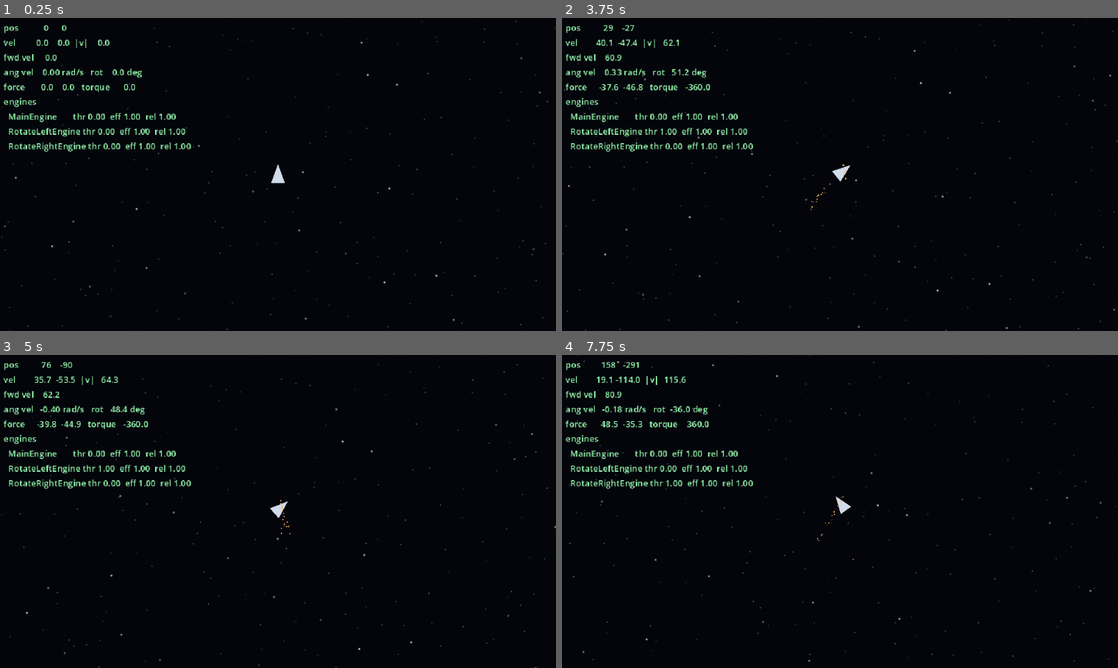
Above: before the commit, frames 1-4 (two rows, left to right).
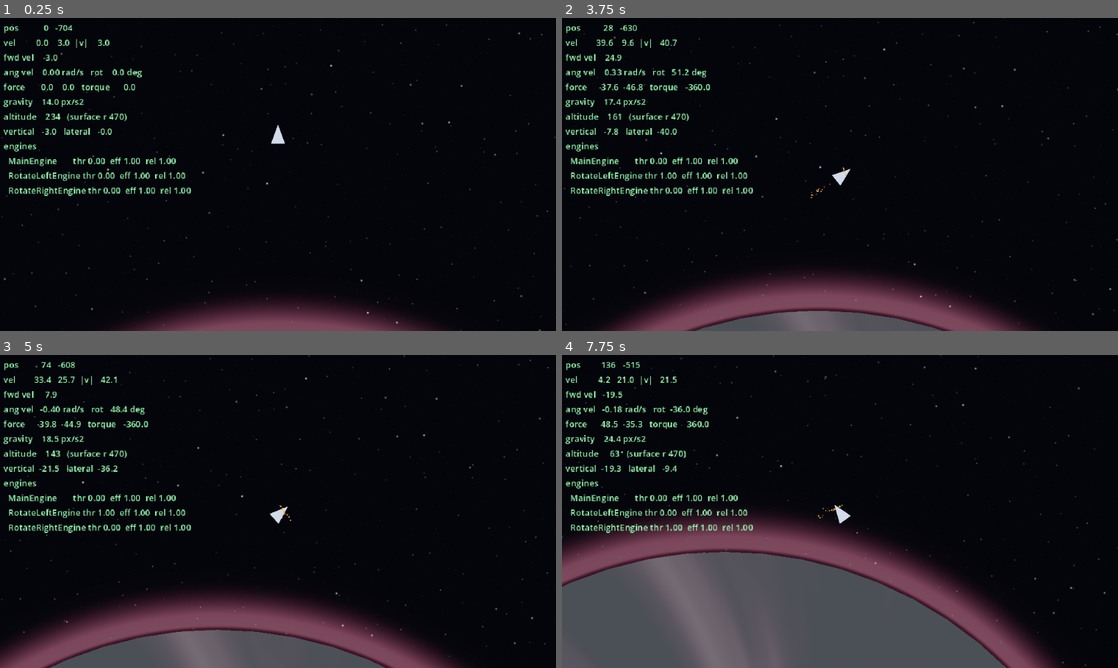
Above: after the commit, the same moments.

Repository: wroniasty/stardust
Game: Godot game, scene res://scenes/world.tscn
Same seed, same stepped clock (60 frames per second), same inputs: the game is played once before the commit and once after it.
Inputs:
- Up to frame 1 (0.25 s): no input
- Up to frame 2 (3.75 s): hold D (ship_rotate_right) 0.53-1.28 s; hold A (ship_rotate_left) 1.28-2.03 s; hold D (ship_rotate_right) 2.03-2.78 s; hold W (ship_thrust) 2.78-3.53 s; hold A (ship_rotate_left) from 3.53 s (still down)
- Up to frame 3 (5 s): keep holding A (ship_rotate_left)
- Up to frame 4 (7.75 s): release A (ship_rotate_left) at 5.78 s; hold D (ship_rotate_right) 5.78-6.53 s; hold W (ship_thrust) 6.53-7.28 s; hold D (ship_rotate_right) from 7.28 s (still down)

The runs differ from the first frame. In frame 1, 7.2% of the frame differs, in the area x 0-100%, y 0-100%; in frame 2, 13%; in frame 3, 18%; in frame 4, 37%.

Commit message:
M1.2: seeded planet with its own gravity well and layered atmosphere
Planet is a Node2D, not an Area2D with gravity_point: the built-in falloff is
fixed and cannot be faded out at the edge of the well. Planets publish
themselves in a gravity_sources group and the ship sums gravity_at() itself,
which is also what lets several bodies stack later (M3).

- Every parameter is rolled from planet_seed: radius, surface gravity,
  influence radius, atmosphere height and density, colours. Nothing is
  hand-placed; World builds the sandbox planet from world_seed and parks the
  ship above it.
- Gravity is inverse square above the surface, held at the surface value
  underground so it cannot blow up towards the centre, and smoothstepped to
  zero over the outer tenth of the well so crossing the boundary gives no kick.
- Atmosphere is three concentric Area2D shells with COMBINE_REPLACE damping and
  increasing priority inwards, so exactly one density applies at any altitude.
  The profile is 3% / 25% / 100% of full drag: the top shell barely bites,
  which is what aerobraking needs in M1.5.
- Atmosphere shader takes only surface_ratio, colour and density; all geometry
  comes from the quad UV. Clouds are sampled on the circle rather than an
  unwrapped angle, so they rotate without a seam.
- Debug overlay gained gravity, altitude and vertical/lateral speed.

Surface gravity is capped well under the main engine's 80 px/s^2 so a stock
ship can always lift off; heavy worlds are an M2 concern.

Smoke test grew field and flight checks: inverse square at 2R, the underground
cap, a clean zero past the influence radius, shell ordering, free fall rate,
and a circular orbit holding its radius to 0.12% over 15 s. 29 checks pass.

The field checks had to move onto the physics loop: nodes added from
_initialize() are not in the tree yet, so a planet queried there still holds
its default parameters and the checks silently passed against the wrong values.

Co-Authored-By: Claude Opus 5 (1M context) <noreply@anthropic.com>

Diff:
--- /dev/null
+++ b/scenes/planet.tscn
@@ -0,0 +1,24 @@
+[gd_scene load_steps=4 format=3]
+
+[ext_resource type="Script" path="res://scripts/planet.gd" id="1_planet"]
+[ext_resource type="Shader" path="res://shaders/atmosphere.gdshader" id="2_atmosphere"]
+
+[sub_resource type="ShaderMaterial" id="ShaderMaterial_atmosphere"]
+shader = ExtResource("2_atmosphere")
+shader_parameter/surface_ratio = 0.85
+shader_parameter/atmosphere_color = Color(0.45, 0.62, 0.95, 1)
+shader_parameter/density = 1.0
+shader_parameter/cloud_scale = 3.5
+shader_parameter/cloud_speed = 0.03
+shader_parameter/haze_strength = 0.28
+shader_parameter/rim_strength = 0.85
+
+[node name="Planet" type="Node2D"]
+script = ExtResource("1_planet")
+
+[node name="Atmosphere" type="ColorRect" parent="."]
+material = SubResource("ShaderMaterial_atmosphere")
+offset_right = 40.0
+offset_bottom = 40.0
+
+[node name="AtmosphereShells" type="Node2D" parent="."]
--- a/scripts/debug_overlay.gd
+++ b/scripts/debug_overlay.gd
@@ -32,6 +32,19 @@
 	lines.append("force    %6.1f %6.1f   torque %8.1f" % [
 		_ship.get_applied_force().x, _ship.get_applied_force().y, _ship.get_applied_torque(),
 	])
+	var gravity: Vector2 = _ship.get_applied_gravity()
+	lines.append("gravity  %6.1f px/s2" % gravity.length())
+
+	var planet: Planet = _nearest_planet()
+	if planet != null:
+		lines.append("altitude %6.0f   (surface r %.0f)" % [
+			planet.altitude_at(_ship.global_position), planet.surface_radius,
+		])
+		var up: Vector2 = (_ship.global_position - planet.global_position).normalized()
+		lines.append("vertical %6.1f   lateral %6.1f" % [
+			_ship.linear_velocity.dot(up), _ship.linear_velocity.dot(up.orthogonal()),
+		])
+
 	lines.append("engines")
 	for engine: ShipEngine in _ship.engines:
 		lines.append("  %-16s thr %.2f  eff %.2f  rel %.2f" % [
@@ -39,3 +52,18 @@
 		])
 
 	_label.text = "\n".join(lines)
+
+
+## Planet whose surface is closest, so the readout follows the ship.
+func _nearest_planet() -> Planet:
+	var best: Planet = null
+	var best_distance: float = INF
+	for source: Node in get_tree().get_nodes_in_group(Planet.GRAVITY_GROUP):
+		var planet: Planet = source as Planet
+		if planet == null:
+			continue
+		var distance: float = planet.global_position.distance_to(_ship.global_position)
+		if distance < best_distance:
+			best_distance = distance
+			best = planet
+	return best
--- /dev/null
+++ b/scripts/planet.gd
@@ -0,0 +1,172 @@
+class_name Planet
+extends Node2D
+## A planet: a circle with its own gravity well and a layered atmosphere.
+##
+## Every parameter is rolled from `planet_seed`, so a planet is reproducible
+## from one number and nothing about it is hand-placed. The surface is a flat
+## disc for now; the pixel terrain that replaces it arrives in M1.3.
+##
+## Gravity is not a gravity_point Area2D: its falloff is fixed and cannot be
+## faded out at the edge of the well. Planets publish themselves in the
+## GRAVITY_GROUP instead and ships sum `gravity_at()` themselves
+## (see IDEAS.md section 5).
+
+## Planets register here so ships can find them without a scene path.
+const GRAVITY_GROUP: StringName = &"gravity_sources"
+
+## Concentric drag shells, from the top of the atmosphere down. Each entry is
+## (fraction of the atmosphere height, fraction of the full drag). The top
+## shell barely bites, which is what makes aerobraking a slow burn rather than
+## a wall (M1.5).
+const SHELL_PROFILE: Array[Vector2] = [
+	Vector2(1.00, 0.03),
+	Vector2(0.66, 0.25),
+	Vector2(0.33, 1.00),
+]
+
+## Drag of the densest shell at full atmospheric density, as Area2D linear_damp.
+const MAX_ATMOSPHERE_DAMP: float = 2.0
+
+@export var planet_seed: int = 0
+
+# --- Rolled from the seed in generate(). ---
+
+## Radius of the solid body, in pixels.
+var surface_radius: float = 600.0
+
+## Gravitational acceleration at the surface, in pixels per second squared.
+var surface_gravity: float = 40.0
+
+## Beyond this radius the planet pulls nothing.
+var influence_radius: float = 3000.0
+
+## Thickness of the atmosphere above the surface. Zero means an airless rock.
+var atmosphere_height: float = 90.0
+
+## 0..1, scales the drag of every shell.
+var atmosphere_density: float = 1.0
+
+var surface_color: Color = Color(0.45, 0.38, 0.32)
+var atmosphere_color: Color = Color(0.45, 0.62, 0.95)
+
+@onready var _atmosphere: ColorRect = $Atmosphere
+@onready var _shells: Node2D = $AtmosphereShells
+
+var _atmosphere_material: ShaderMaterial = null
+
+
+func _ready() -> void:
+	add_to_group(GRAVITY_GROUP)
+	generate(planet_seed)
+
+
+## Radius at the top of the atmosphere. Equals surface_radius when airless.
+func atmosphere_radius() -> float:
+	return surface_radius + atmosphere_height
+
+
+## Height above the surface at a point, negative underground.
+func altitude_at(point: Vector2) -> float:
+	return global_position.distance_to(point) - surface_radius
+
+
+## Gravitational acceleration a body feels at `point`, in pixels per second
+## squared. Inverse square above the surface, faded smoothly to nothing at the
+## edge of the well so a ship does not get a kick when it crosses the boundary.
+func gravity_at(point: Vector2) -> Vector2:
+	var to_center: Vector2 = global_position - point
+	var distance: float = to_center.length()
+	if distance < 0.001 or distance >= influence_radius:
+		return Vector2.ZERO
+
+	# Underground the inverse square would blow up, so hold it at surface value.
+	var effective: float = maxf(distance, surface_radius)
+	var strength: float = surface_gravity * pow(surface_radius / effective, 2.0)
+	strength *= _edge_falloff(distance)
+	return (to_center / distance) * strength
+
+
+## Rolls every parameter from a seed and rebuilds the atmosphere.
+func generate(new_seed: int) -> void:
+	planet_seed = new_seed
+
+	var rng: RandomNumberGenerator = RandomNumberGenerator.new()
+	rng.seed = planet_seed
+
+	surface_radius = rng.randf_range(400.0, 900.0)
+	# Kept well under the ship's 80 px/s^2 of main thrust so a stock ship can
+	# always lift off. Heavy worlds that fight the engines are an M2 problem.
+	surface_gravity = rng.randf_range(25.0, 60.0)
+	influence_radius = surface_radius * rng.randf_range(3.5, 6.0)
+
+	if rng.randf() < 0.2:
+		atmosphere_height = 0.0
+		atmosphere_density = 0.0
+	else:
+		atmosphere_height = surface_radius * rng.randf_range(0.10, 0.22)
+		atmosphere_density = rng.randf_range(0.4, 1.0)
+
+	surface_color = Color.from_hsv(rng.randf(), rng.randf_range(0.15, 0.45), rng.randf_range(0.30, 0.55))
+	atmosphere_color = Color.from_hsv(rng.randf(), rng.randf_range(0.30, 0.70), rng.randf_range(0.60, 0.95))
+
+	_build_atmosphere()
+	queue_redraw()
+
+
+func _draw() -> void:
+	# Placeholder body. M1.3 replaces this with the terrain bitmap.
+	draw_circle(Vector2.ZERO, surface_radius, surface_color)
+
+
+## Smoothly takes gravity to zero over the outer tenth of the well.
+func _edge_falloff(distance: float) -> float:
+	var fade_start: float = influence_radius * 0.9
+	if distance <= fade_start:
+		return 1.0
+	return 1.0 - smoothstep(fade_start, influence_radius, distance)
+
+
+func _build_atmosphere() -> void:
+	for child: Node in _shells.get_children():
+		child.queue_free()
+
+	var has_air: bool = atmosphere_height > 0.0 and atmosphere_density > 0.0
+	_atmosphere.visible = has_air
+	if not has_air:
+		return
+
+	var radius: float = atmosphere_radius()
+	_atmosphere.size = Vector2.ONE * radius * 2.0
+	_atmosphere.position = -Vector2.ONE * radius
+
+	# Each planet needs its own copy or they would all share one set of colours.
+	if _atmosphere_material == null:
+		_atmosphere_material = (_atmosphere.material as ShaderMaterial).duplicate() as ShaderMaterial
+		_atmosphere.material = _atmosphere_material
+	_atmosphere_material.set_shader_parameter("surface_ratio", surface_radius / radius)
+	_atmosphere_material.set_shader_parameter("atmosphere_color", atmosphere_color)
+	_atmosphere_material.set_shader_parameter("density", atmosphere_density)
+
+	for i: int in range(SHELL_PROFILE.size()):
+		_shells.add_child(_make_shell(i))
+
+
+func _make_shell(index: int) -> Area2D:
+	var profile: Vector2 = SHELL_PROFILE[index]
+
+	var shape: CircleShape2D = CircleShape2D.new()
+	shape.radius = surface_radius + atmosphere_height * profile.x
+
+	var collision: CollisionShape2D = CollisionShape2D.new()
+	collision.shape = shape
+
+	var shell: Area2D = Area2D.new()
+	shell.name = "Shell%d" % index
+	shell.gravity_space_override = Area2D.SPACE_OVERRIDE_DISABLED
+	shell.linear_damp_space_override = Area2D.SPACE_OVERRIDE_COMBINE_REPLACE
+	shell.linear_damp = MAX_ATMOSPHERE_DAMP * atmosphere_density * profile.y
+	# Inner shells are listed last and must win: higher priority is processed
+	# first, and COMBINE_REPLACE then ignores every thinner shell around it.
+	shell.priority = index + 1
+	shell.add_child(collision)
+	return shell
--- a/scripts/ship.gd
+++ b/scripts/ship.gd
@@ -26,6 +26,7 @@
 
 var _applied_force: Vector2 = Vector2.ZERO
 var _applied_torque: float = 0.0
+var _gravity: Vector2 = Vector2.ZERO
 
 
 func _ready() -> void:
@@ -42,6 +43,11 @@
 	_applied_force = Vector2.ZERO
 	_applied_torque = 0.0
 
+	# Gravity is summed from the bodies in range rather than left to the
+	# physics server, so the falloff can be ours (see IDEAS.md section 5).
+	_gravity = gravity_acceleration_at(state.transform.origin)
+	state.apply_central_force(_gravity * mass)
+
 	var body_rotation: float = state.transform.get_rotation()
 	for engine: ShipEngine in engines:
 		var local_force: Vector2 = engine.get_thrust_force()
@@ -54,6 +60,22 @@
 		state.apply_force(force, offset)
 		_applied_force += force
 		_applied_torque += offset.cross(force)
+
+
+## Gravitational acceleration the ship felt last tick. Not get_gravity(),
+## which is already taken by PhysicsBody2D.
+func get_applied_gravity() -> Vector2:
+	return _gravity
+
+
+## Sums the pull of every gravity source that reaches `point`.
+func gravity_acceleration_at(point: Vector2) -> Vector2:
+	var total: Vector2 = Vector2.ZERO
+	for source: Node in get_tree().get_nodes_in_group(Planet.GRAVITY_GROUP):
+		var planet: Planet = source as Planet
+		if planet != null:
+			total += planet.gravity_at(point)
+	return total
 
 
 ## Total force applied by the engines last tick, in global coordinates.
--- a/scripts/world.gd
+++ b/scripts/world.gd
@@ -4,6 +4,17 @@
 ##
 ## The player never becomes a child of a system: systems are instantiated and
 ## freed underneath a player that stays put (see IDEAS.md section 9).
+##
+## For M1 the "system" is one seeded planet at the origin and the ship parked
+## above it. Nothing is hand-placed: change the seed and you get another world.
+
+const PLANET_SCENE: String = "res://scenes/planet.tscn"
+
+## Seed every world object is derived from.
+@export var world_seed: int = 20260922
+
+## Where the ship starts, as a fraction of the planet radius above the surface.
+@export var spawn_altitude_ratio: float = 0.5
 
 ## Container the StreamingManager instantiates the active system into.
 @onready var systems: Node2D = $Systems
@@ -11,6 +22,25 @@
 ## The player, kept as a direct child of the world for the whole game.
 @onready var player: Node2D = $Player
 
+var planet: Planet = null
+
 
 func _ready() -> void:
-	pass
+	_spawn_planet()
+	_place_ship()
+
+
+func _spawn_planet() -> void:
+	var scene: PackedScene = load(PLANET_SCENE) as PackedScene
+	planet = scene.instantiate() as Planet
+	planet.planet_seed = world_seed
+	systems.add_child(planet)
+
+
+func _place_ship() -> void:
+	var ship: Ship = (player as Player).ship
+	if ship == null or planet == null:
+		return
+	var altitude: float = planet.surface_radius * spawn_altitude_ratio
+	ship.global_position = planet.global_position + Vector2.UP * (planet.surface_radius + altitude)
+	ship.linear_velocity = Vector2.ZERO
--- /dev/null
+++ b/shaders/atmosphere.gdshader
@@ -0,0 +1,79 @@
+shader_type canvas_item;
+// Atmosphere drawn on a quad that covers the whole planet plus its air.
+//
+// The quad's UV is all the geometry there is: radius 1.0 at the top of the
+// atmosphere, `surface_ratio` at the ground. Over the disc this paints the
+// haze and the clouds; above the limb it paints the halo that fades into
+// space.
+//
+// Clouds are sampled on the circle rather than on an unwrapped angle, so the
+// pattern rotates around the planet without a seam.
+
+uniform float surface_ratio = 0.85;
+uniform vec3 atmosphere_color : source_color = vec3(0.45, 0.62, 0.95);
+uniform float density : hint_range(0.0, 1.0) = 1.0;
+uniform float cloud_scale = 3.5;
+uniform float cloud_speed = 0.03;
+uniform float haze_strength = 0.28;
+uniform float rim_strength = 0.85;
+
+float hash(vec2 p) {
+	return fract(sin(dot(p, vec2(127.1, 311.7))) * 43758.5453123);
+}
+
+float value_noise(vec2 p) {
+	vec2 cell = floor(p);
+	vec2 local = fract(p);
+	vec2 smoothed = local * local * (3.0 - 2.0 * local);
+	float a = hash(cell);
+	float b = hash(cell + vec2(1.0, 0.0));
+	float c = hash(cell + vec2(0.0, 1.0));
+	float d = hash(cell + vec2(1.0, 1.0));
+	return mix(mix(a, b, smoothed.x), mix(c, d, smoothed.x), smoothed.y);
+}
+
+float fbm(vec2 p) {
+	float total = 0.0;
+	float amplitude = 0.5;
+	for (int i = 0; i < 4; i++) {
+		total += value_noise(p) * amplitude;
+		p *= 2.03;
+		amplitude *= 0.5;
+	}
+	return total;
+}
+
+void fragment() {
+	vec2 centered = UV - vec2(0.5);
+	float radius = length(centered) * 2.0;
+	if (radius > 1.0) {
+		discard;
+	}
+
+	// 0 at the ground, 1 at the top of the atmosphere. Negative over the disc.
+	float altitude = (radius - surface_ratio) / max(1.0 - surface_ratio, 0.001);
+	float air = 1.0 - clamp(altitude, 0.0, 1.0);
+
+	// Rotate the sample direction instead of scrolling an angle: no seam.
+	float spin = TIME * cloud_speed;
+	vec2 direction = centered / max(length(centered), 0.0001);
+	vec2 turned = vec2(
+		direction.x * cos(spin) - direction.y * sin(spin),
+		direction.x * sin(spin) + direction.y * cos(spin)
+	);
+	float clouds = fbm(turned * cloud_scale + vec2(radius * 2.0, 0.0));
+	clouds = smoothstep(0.45, 0.85, clouds);
+
+	float over_disc = step(radius, surface_ratio);
+
+	// Haze and clouds sit on the planet, the halo hangs above the limb.
+	float alpha = over_disc * (haze_strength + clouds * 0.45);
+	alpha += (1.0 - over_disc) * air * air * haze_strength * 1.6;
+
+	// Rim light: a bright band just above the ground, fading outwards.
+	float rim = smoothstep(0.0, 0.08, altitude) * (1.0 - smoothstep(0.08, 0.7, altitude));
+	alpha += rim * rim_strength;
+
+	vec3 color = mix(atmosphere_color, vec3(1.0), clouds * over_disc * 0.5 + rim * 0.35);
+	COLOR = vec4(color, clamp(alpha, 0.0, 1.0) * density);
+}
--- a/tools/smoke_test.gd
+++ b/tools/smoke_test.gd
@@ -1,24 +1,39 @@
 extends SceneTree
-## Headless flight check for the ship. Run with:
+## Headless flight check. Run with:
 ##   godot --headless --path . --script res://tools/smoke_test.gd
 ##
-## Verifies the things that are easy to get silently wrong: that the input
-## actions exist, that the main engine pushes the ship along its nose without
-## spinning it, and that each rotational engine turns the ship the way the
-## pilot asked. Exits non-zero on the first failed expectation.
+## Covers the things that are easy to get silently wrong and impossible to see
+## by eye: engine wiring, the shape of the gravity field, and whether an orbit
+## actually closes. Exits non-zero if any expectation fails.
 ##
-## The checks run on the real physics loop, one phase at a time, because the
+## The flight phases run on the real physics loop, one at a time, because the
 ## physics server cannot be stepped by hand from script.
 
 const SHIP_SCENE: String = "res://scenes/ship.tscn"
+const PLANET_SCENE: String = "res://scenes/planet.tscn"
+
+## A seed known to produce a planet with air. Picked once, kept fixed so the
+## numbers below stay meaningful.
+const TEST_SEED: int = 20260922
+
 const BURN_TICKS: int = 60
-
-enum Phase { MAIN_ENGINE, TURN_RIGHT, TURN_LEFT, DONE }
-
-var _phase: int = Phase.MAIN_ENGINE
+const FALL_TICKS: int = 60
+const ORBIT_TICKS: int = 900
+
+## FIELD comes first and only inspects a planet. It has to run on the physics
+## loop like everything else: nodes added from _initialize() are not in the
+## tree yet, so a planet queried there would still hold its default parameters
+## instead of the ones _ready() rolls from the seed.
+enum Phase { FIELD, MAIN_ENGINE, TURN_RIGHT, TURN_LEFT, FREE_FALL, ORBIT, DONE }
+
+var _phase: int = Phase.FIELD
 var _ticks: int = 0
 var _elapsed: float = 0.0
 var _ship: Ship = null
+var _planet: Planet = null
+var _orbit_radius: float = 0.0
+var _orbit_min: float = INF
+var _orbit_max: float = 0.0
 var _failures: int = 0
 
 
@@ -34,12 +49,16 @@
 
 	_ticks += 1
 	_elapsed += delta
-	if _ticks < BURN_TICKS:
+	if _phase == Phase.ORBIT:
+		var radius: float = _ship.global_position.distance_to(_planet.global_position)
+		_orbit_min = minf(_orbit_min, radius)
+		_orbit_max = maxf(_orbit_max, radius)
+
+	if _ticks < _phase_ticks():
 		return false
 
 	_evaluate_phase()
-	_ship.free()
-	_ship = null
+	_clear_phase()
 	_phase += 1
 	if _phase == Phase.DONE:
 		return _finish()
@@ -47,29 +66,105 @@
 	return false
 
 
+# --- Field checks, no physics needed ---
+
+func _check_gravity_field(planet: Planet) -> void:
+	var centre: Vector2 = planet.global_position
+	var radius: float = planet.surface_radius
+
+	var at_surface: float = planet.gravity_at(centre + Vector2.UP * radius).length()
+	_expect(
+		is_equal_approx(at_surface, planet.surface_gravity),
+		"gravity at the surface is %.2f px/s2" % at_surface,
+	)
+
+	# Inverse square: twice the radius, a quarter of the pull.
+	var at_double: float = planet.gravity_at(centre + Vector2.UP * radius * 2.0).length()
+	_expect(
+		absf(at_double - planet.surface_gravity * 0.25) < planet.surface_gravity * 0.01,
+		"gravity at 2R is a quarter of surface (%.2f vs %.2f)" % [at_double, planet.surface_gravity * 0.25],
+	)
+
+	# Underground it must stay finite rather than blowing up towards the centre.
+	var at_centre: float = planet.gravity_at(centre + Vector2.UP * radius * 0.1).length()
+	_expect(at_centre <= planet.surface_gravity + 0.001, "gravity underground is capped at the surface value")
+
+	# The well must fade out, and reach zero without a step the ship could feel.
+	var influence: float = planet.influence_radius
+	var just_inside: float = planet.gravity_at(centre + Vector2.UP * influence * 0.999).length()
+	var outside: float = planet.gravity_at(centre + Vector2.UP * influence * 1.001).length()
+	var before_fade: float = planet.gravity_at(centre + Vector2.UP * influence * 0.85).length()
+	_expect(outside == 0.0, "gravity is exactly zero beyond the influence radius")
+	_expect(just_inside < before_fade * 0.05, "gravity has faded to nothing at the edge (%.4f px/s2)" % just_inside)
+	_expect(before_fade > 0.0, "gravity is still full strength before the fade starts")
+
+
+func _check_atmosphere_shells(planet: Planet) -> void:
+	var shells: Array[Node] = planet.get_node("AtmosphereShells").get_children()
+	_expect(shells.size() == Planet.SHELL_PROFILE.size(), "planet builds %d drag shells" % shells.size())
+
+	var previous_damp: float = -1.0
+	var previous_priority: int = -1
+	for shell_node: Node in shells:
+		var shell: Area2D = shell_node as Area2D
+		_expect(
+			shell.linear_damp > previous_damp,
+			"%s drags harder than the shell above it (%.3f)" % [shell.name, shell.linear_damp],
+		)
+		_expect(shell.priority > previous_priority, "%s outranks the shell above it" % shell.name)
+		previous_damp = shell.linear_damp
+		previous_priority = shell.priority
+
+
+# --- Flight phases ---
+
+func _phase_ticks() -> int:
+	match _phase:
+		Phase.FIELD:
+			return 1
+		Phase.FREE_FALL:
+			return FALL_TICKS
+		Phase.ORBIT:
+			return ORBIT_TICKS
+		_:
+			return BURN_TICKS
+
+
 func _begin_phase() -> void:
 	_ticks = 0
 	_elapsed = 0.0
 
-	var scene: PackedScene = load(SHIP_SCENE) as PackedScene
-	_ship = scene.instantiate() as Ship
-	_ship.use_player_input = false
-	root.add_child(_ship)
+	if _phase == Phase.FIELD or _phase == Phase.FREE_FALL or _phase == Phase.ORBIT:
+		_planet = _spawn_planet()
+	if _phase != Phase.FIELD:
+		_ship = _spawn_ship()
 
 	match _phase:
 		Phase.MAIN_ENGINE:
 			_ship.thrust_command = 1.0
-			_ship.turn_command = 0.0
 		Phase.TURN_RIGHT:
-			_ship.thrust_command = 0.0
 			_ship.turn_command = 1.0
 		Phase.TURN_LEFT:
-			_ship.thrust_command = 0.0
 			_ship.turn_command = -1.0
+		Phase.FREE_FALL:
+			_ship.global_position = _planet.global_position + Vector2.UP * _planet.surface_radius * 2.0
+		Phase.ORBIT:
+			# Well clear of the atmosphere, so drag cannot be blamed for drift.
+			_orbit_radius = _planet.surface_radius * 1.5
+			_orbit_min = INF
+			_orbit_max = 0.0
+			_ship.global_position = _planet.global_position + Vector2.UP * _orbit_radius
+			# v = sqrt(g * R^2 / r) is the circular orbit speed for an inverse
+			# square field with g measured at the surface.
+			var speed: float = sqrt(_planet.surface_gravity * pow(_planet.surface_radius, 2.0) / _orbit_radius)
+			_ship.linear_velocity = Vector2.RIGHT * speed
 
 
 func _evaluate_phase() -> void:
 	match _phase:
+		Phase.FIELD:
+			_check_gravity_field(_planet)
+			_check_atmosphere_shells(_planet)
 		Phase.MAIN_ENGINE:
 			# The nose points up, so thrust must show up as negative Y velocity.
 			var expected: float = (800.0 / _ship.mass) * _elapsed
@@ -83,6 +178,25 @@
 			_check_turn(1.0, "RotateRightEngine", "clockwise")
 		Phase.TURN_LEFT:
 			_check_turn(-1.0, "RotateLeftEngine", "counter-clockwise")
+		Phase.FREE_FALL:
+			var expected_g: float = _planet.surface_gravity * 0.25
+			var fall_speed: float = _ship.linear_velocity.y
+			_expect(fall_speed > 0.0, "an unpowered ship falls towards the planet")
+			_expect(
+				absf(fall_speed - expected_g * _elapsed) < expected_g * _elapsed * 0.05,
+				"free fall reaches %.2f px/s after %.2f s (got %.2f)" % [expected_g * _elapsed, _elapsed, fall_speed],
+			)
+			_expect(absf(_ship.linear_velocity.x) < 0.001, "free fall is straight down")
+		Phase.ORBIT:
+			var drift: float = maxf(
+				absf(_orbit_max - _orbit_radius), absf(_orbit_radius - _orbit_min)
+			) / _orbit_radius
+			_expect(
+				drift < 0.02,
+				"circular orbit holds its radius over %.0f s (drift %.2f%%, %.0f..%.0f px)" % [
+					_elapsed, drift * 100.0, _orbit_min, _orbit_max,
+				],
+			)
 
 
 func _check_turn(turn: float, expected_engine: String, description: String) -> void:
@@ -100,6 +214,33 @@
 		)
 
 
+# --- Plumbing ---
+
+func _spawn_ship() -> Ship:
+	var scene: PackedScene = load(SHIP_SCENE) as PackedScene
+	var ship: Ship = scene.instantiate() as Ship
+	ship.use_player_input = false
+	root.add_child(ship)
+	return ship
+
+
+func _spawn_planet() -> Planet:
+	var scene: PackedScene = load(PLANET_SCENE) as PackedScene
+	var planet: Planet = scene.instantiate() as Planet
+	planet.planet_seed = TEST_SEED
+	root.add_child(planet)
+	return planet
+
+
+func _clear_phase() -> void:
+	if _ship != null:
+		_ship.free()
+		_ship = null
+	if _planet != null:
+		_planet.free()
+		_planet = null
+
+
 func _finish() -> bool:
 	if _failures == 0:
 		print("smoke test: OK")
Not shown, added: scripts/planet.gd.uid
Not shown, added: shaders/atmosphere.gdshader.uid
Not shown, changed: IDEAS.md
Not shown, changed: PLAN.md
